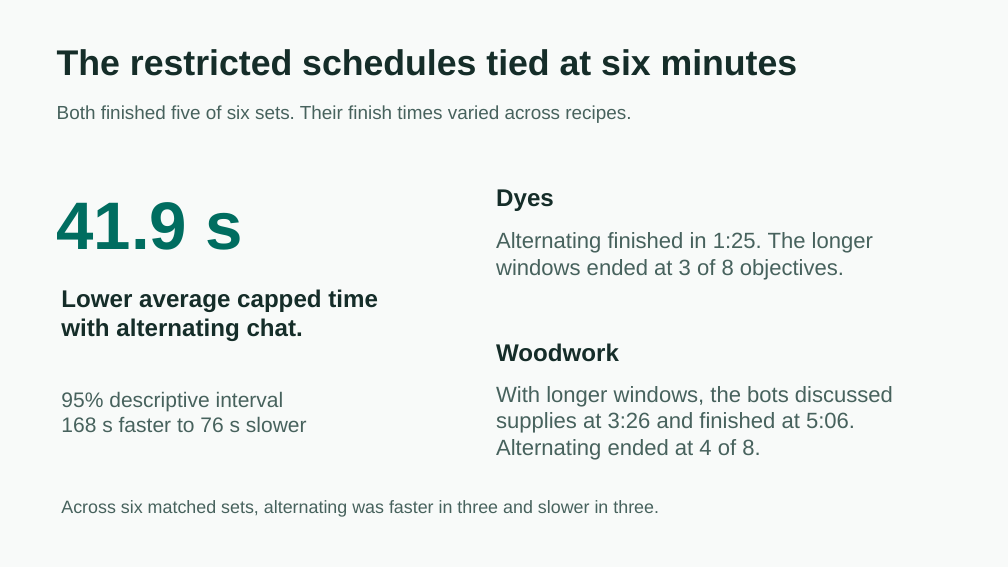
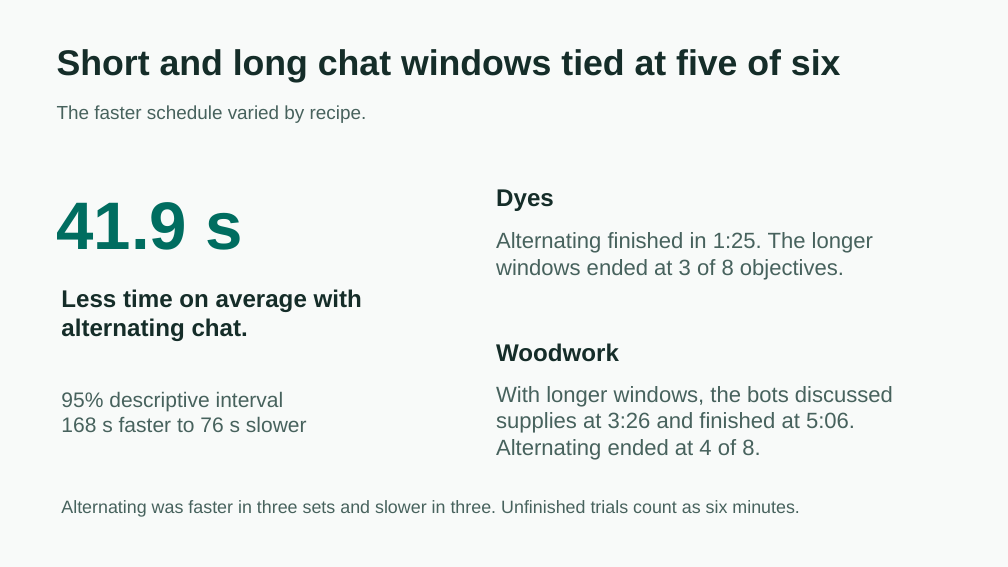
Before and after one commit to Xenoxort/la_minecraft, a slide deck: slide 6 of studies/timing-paper/MineCollab-Research-Update-2026-11-25.pptx (slide 5 before the commit). Drawn at 1008x567 pixels with LibreOffice and Linux fonts; fonts in the diff are those of the drawing. Boxes give left, top, right and bottom in pixels: in the first picture for what was removed or moved away, otherwise in the second. Text is boxed around its words. In the diff, an @@ line names an element or a change of style, - is before the commit and + after.

```diff
--- a/studies/timing-paper/MineCollab-Research-Update-2026-11-25.pptx
+++ b/studies/timing-paper/MineCollab-Research-Update-2026-11-25.pptx
@@ text at <box>57,49,841,82</box>: text changed @@
-The restricted schedules tied at six minutes
+Short and long chat windows tied at five of six
@@ text at <box>57,105,367,123</box>: text changed @@
-Both finished five of six sets. Their finish times varied across recipes.
+The faster schedule varied by recipe.
@@ text at <box>61,289,362,341</box>: text changed @@
-Lower average capped time with alternating chat.
+Less time on average with alternating chat.
@@ text at <box>61,500,800,517</box>: text changed @@
-Across six matched sets, alternating was faster in three and slower in three.
+Alternating was faster in three sets and slower in three. Unfinished trials count as six minutes.
```
Also in this commit, not shown: 6 other slides changed, 1 slide added, 1 other file.
